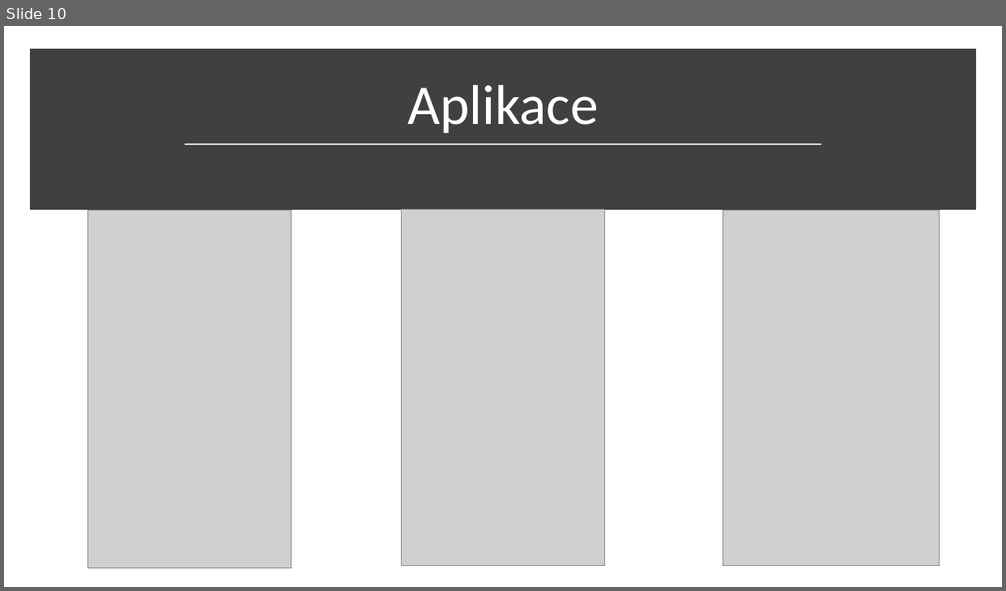
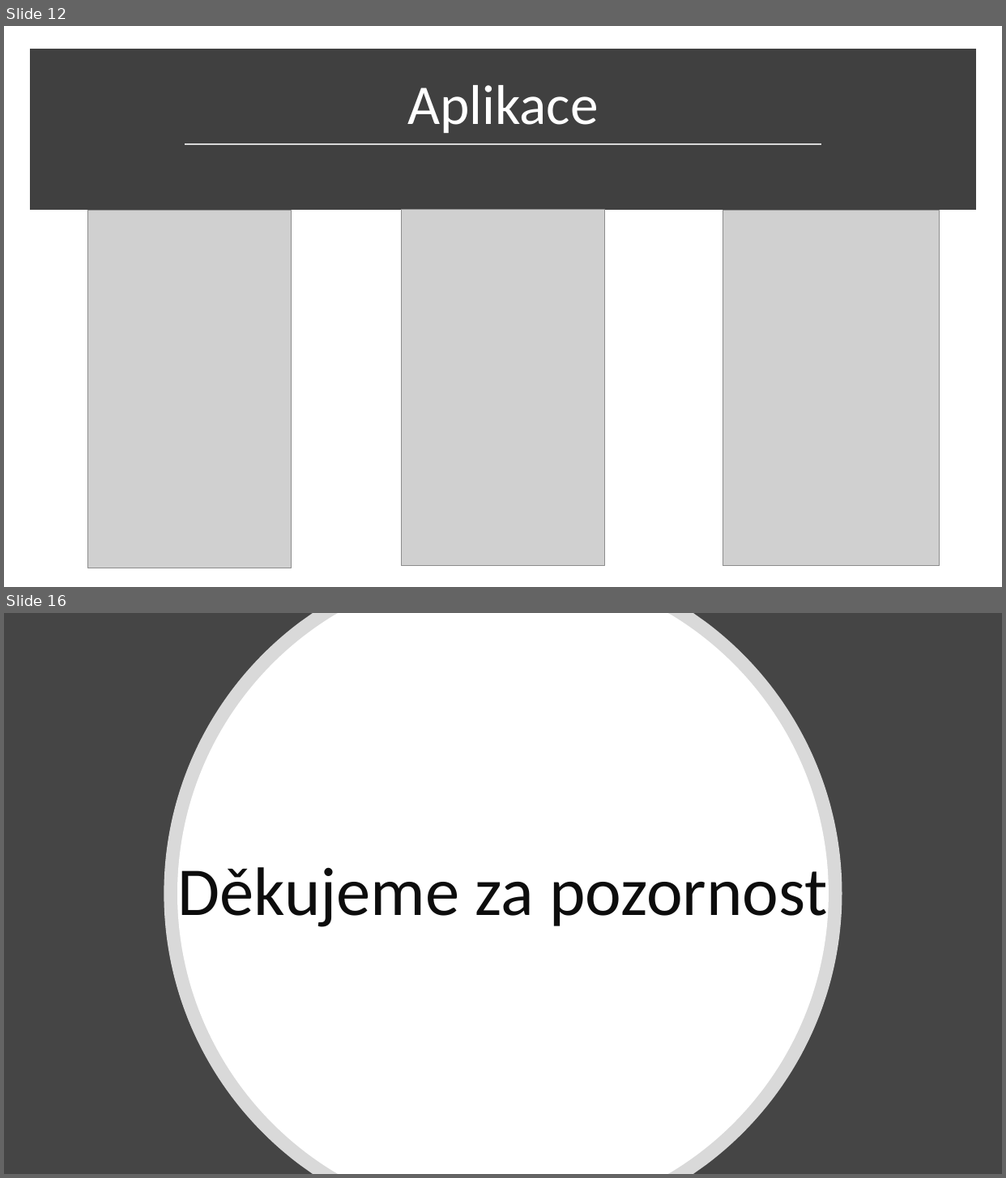
Before and after one commit to cink01/PMP, a slide deck: Prezentace_1.1.pptx. Shown one above the other, each under a label of ours: slide 10 before the commit, slides 12 and 16 after it; the slides between them are not shown. The pictures are 1006x591 and 1006x1178 pixels, drawn with LibreOffice and Linux fonts; fonts in the diff are those of the drawing; grey boxes stand for pictures. Boxes give left, top, right and bottom in pixels: in the first picture for what was removed or moved away, otherwise in the second. Text is boxed around its words. In the diff, an @@ line names an element or a change of style, - is before the commit and + after.

```diff
--- a/Prezentace_1.1.pptx
+++ b/Prezentace_1.1.pptx
@@ slide 16 added at [4, 613, 1002, 1174], background #454545 @@
@@ freeform shape added at [164, 613, 842, 1174], fill #FFFFFF at 80% opacity @@
@@ freeform shape added at [177, 613, 829, 1174], fill #FFFFFF @@
@@ title added at [178, 867, 827, 927], 66 pt, text #0D0D0D @@
+Děkujeme za pozornost
@@ what was slide 10 is now slide 12 @@
```
Also in this commit, not shown: 5 other slides added, 1 slide removed, 3 other files.
